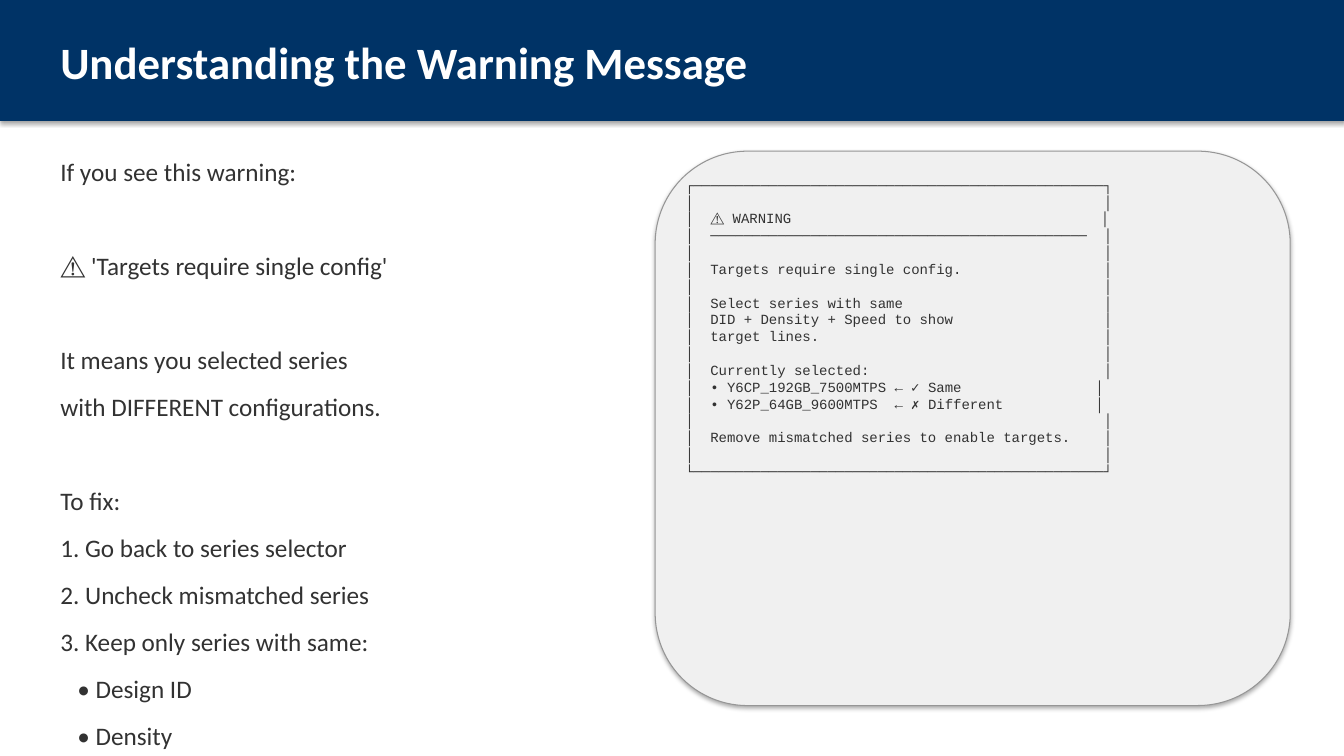
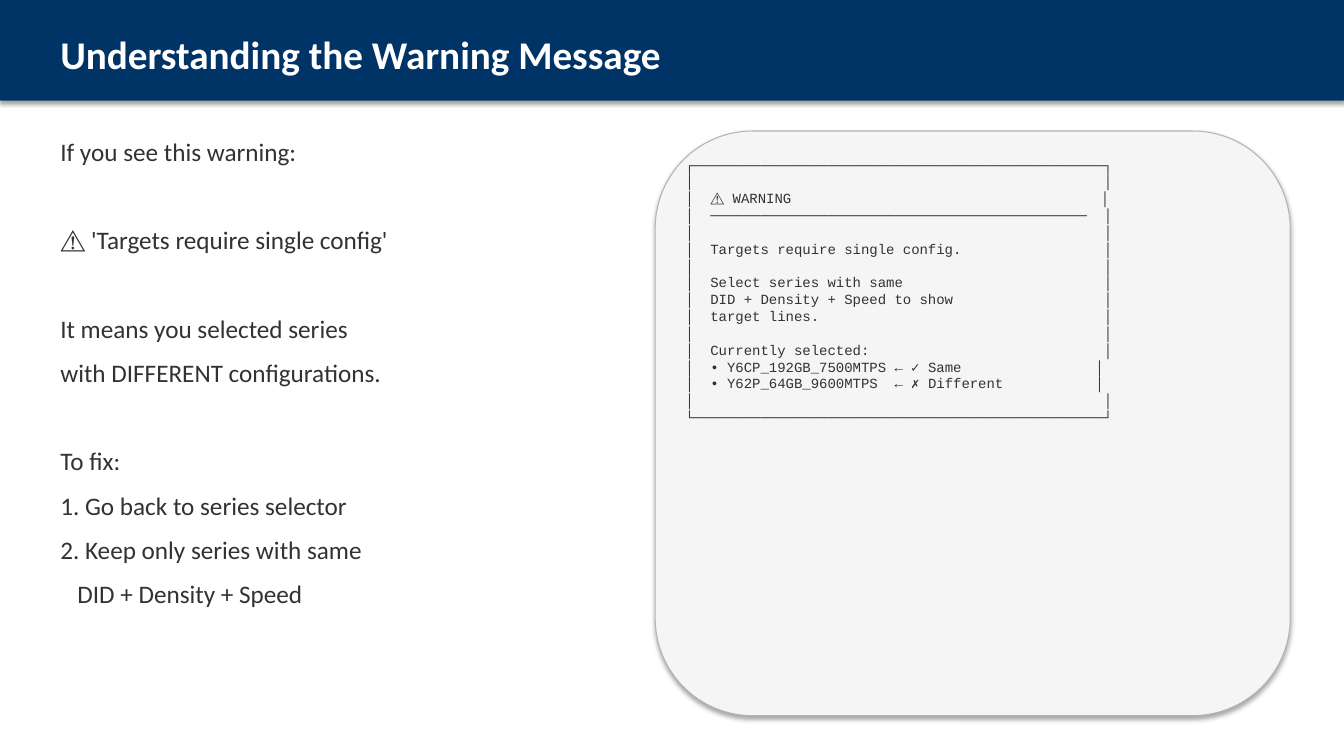
Before and after one commit to ASEGARAN/MODULE_YIELD_DASHBOARD, a slide deck: slide 9 of Module_ELC_Yield_User_Guide.pptx (slide 8 before the commit). Drawn at 1344x756 pixels with LibreOffice and Linux fonts; fonts in the diff are those of the drawing. Boxes give left, top, right and bottom in pixels: in the first picture for what was removed or moved away, otherwise in the second. Text is boxed around its words. In the diff, an @@ line names an element or a change of style, - is before the commit and + after.

Commit message:
Add actual dashboard screenshot to user guide PPTX
- Embedded screenshot of dashboard homepage on slide 2
- 11 slides with mixed actual screenshot + ASCII mockups
- Screenshots captured via Firefox headless

```diff
--- a/Module_ELC_Yield_User_Guide.pptx
+++ b/Module_ELC_Yield_User_Guide.pptx
@@ rectangle: place and size @@
-rectangle at box(0, 0, 1344, 121)
+rectangle at box(0, 0, 1344, 101)
@@ text "Understanding the Warning Message" at box(60, 41, 660, 76): size 32 to 28 pt @@
@@ text "If you see this warning:": place and size @@
-text "If you see this warning:" at box(60, 163, 388, 703)
+text "If you see this warning:" at box(60, 143, 388, 607)
@@ text at box(60, 143, 388, 515): less space between paragraphs @@
@@ rounded rectangle: place and size @@
-rounded rectangle at box(655, 151, 1291, 706)
+rounded rectangle at box(655, 131, 1291, 716)
@@ rounded rectangle at box(655, 131, 1291, 716): fill #F0F0F0 to #F5F5F5; outline #969696 0.75 pt to #B4B4B4 0.75 pt @@
@@ text at box(710, 193, 1003, 390): text changed @@
-┌─────────────────────────────────────────────────┐
-│ │
-│ ⚠️ WARNING │
-│ ───────────────────────────────────────────── │
-│ │
-│ Targets require single config. │
-│ │
-│ Select series with same │
-│ DID + Density + Speed to show │
-│ target lines. │
-│ │
-│ Currently selected: │
-│ • Y6CP_192GB_7500MTPS ← ✓ Same │
-│ • Y62P_64GB_9600MTPS ← ✗ Different │
-│ │
-│ Remove mismatched series to enable targets. │
-│ │
-└─────────────────────────────────────────────────┘
+┌─────────────────────────────────────────────────┐
+│ │
+│ ⚠️ WARNING │
+│ ───────────────────────────────────────────── │
+│ │
+│ Targets require single config. │
+│ │
+│ Select series with same │
+│ DID + Density + Speed to show │
+│ target lines. │
+│ │
+│ Currently selected: │
+│ • Y6CP_192GB_7500MTPS ← ✓ Same │
+│ • Y62P_64GB_9600MTPS ← ✗ Different │
+│ │
+└─────────────────────────────────────────────────┘
@@ text at box(60, 541, 362, 607): text changed @@
-2. Uncheck mismatched series
-3. Keep only series with same:
-• Design ID
-• Density
-• Speed
+2. Keep only series with same
+DID + Density + Speed
```
Also in this commit, not shown: 9 other slides changed, 1 slide added, 2 slides removed, 2 other files.
